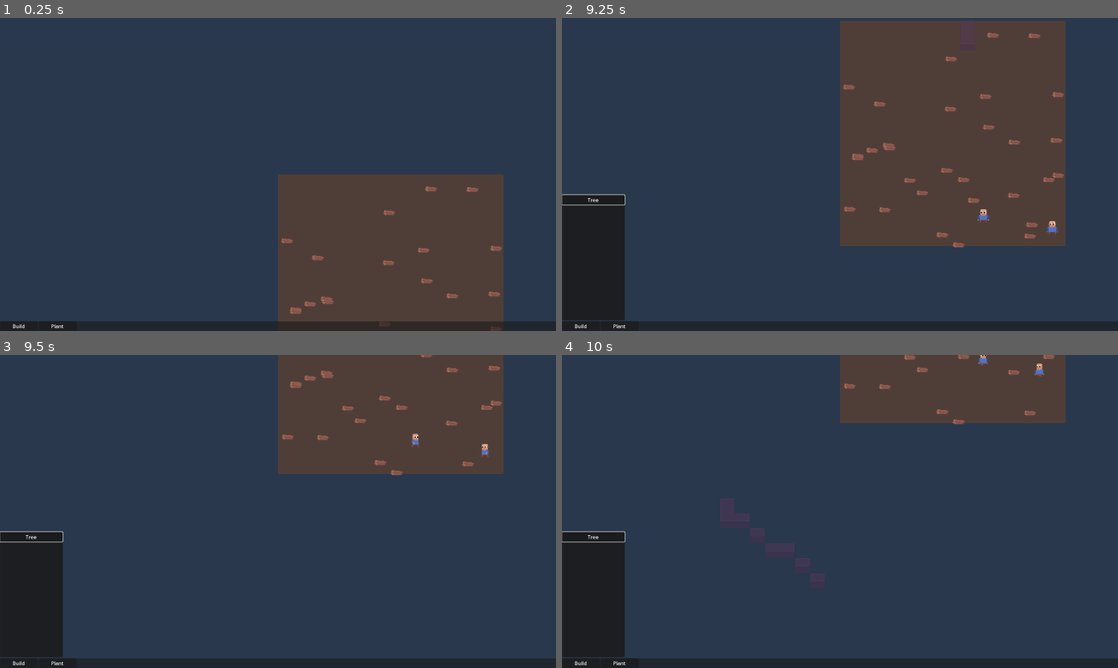
Above: before the commit, frames 1-4 (two rows, left to right).
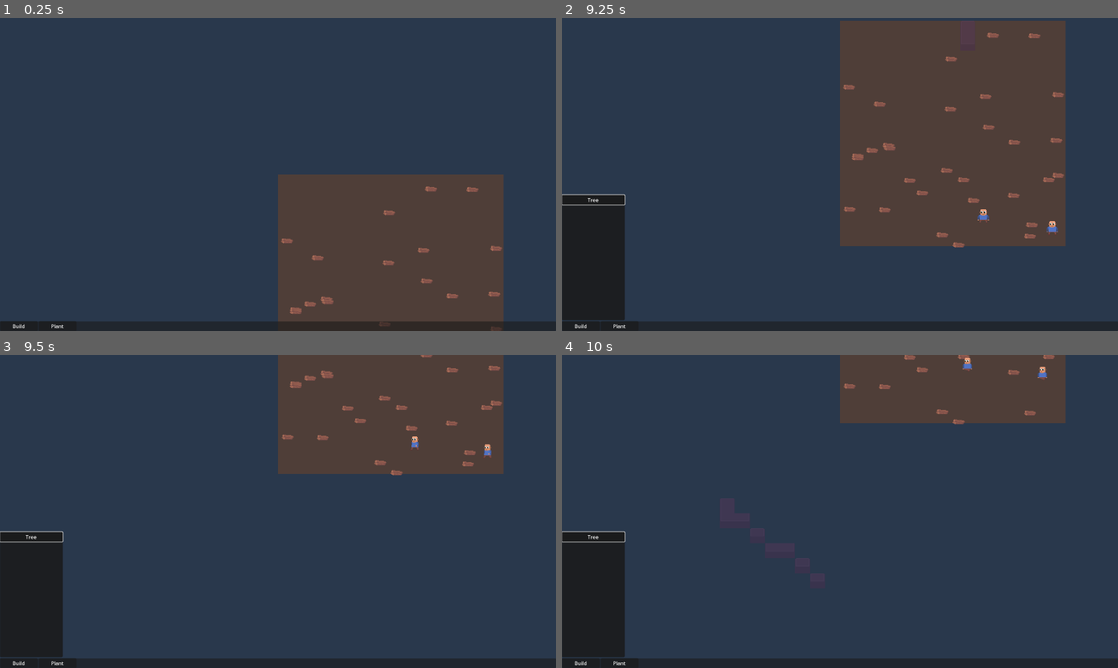
Above: after the commit, the same moments.

Repository: speakk/gnome_village
Game: Godot game, scene res://main.tscn
Two runs of this game, one before a commit and one after it. Both use one fixed random seed, a clock stepped at 60 frames per second and the inputs below.
Inputs (mouse positions are in pixels of both pictures, inside the frame that each line leads up to):
- Up to frame 1 (0.25 s): no input
- Up to frame 2 (9.25 s): click "Build" at 0.5 s; click "Plant" at 1.25 s; click "Tree" at 2 s; click "Build" at 2.75 s; click "Wall" at 3.5 s; click "Plant" at 4.25 s; click "Tree" at 5 s; click "Build" at 5.75 s; click "Wall" at 6.5 s; click "Plant" at 7.25 s; click "Tree" at 8 s; tap Enter at 8.75 s; move the mouse to (962, 158) at 8.77 s; hold S (pan_camera_down) from 8.78 s (still down); click (962, 158) at 8.92 s
- Up to frame 3 (9.5 s): keep holding S (pan_camera_down)
- Up to frame 4 (10 s): release S (pan_camera_down) at 9.5 s; drag from (728, 527) to (812, 574) at 9.52 s

Frames 1-2 are identical in both runs. In frame 3, 0.2% of the frame differs, in the area x 73-89%, y 22-33%; in frame 4, 0.2%, in the area x 72-88%, y 0-8%.

Commit message:
Get just within reach for last bit of path... Kinda lame but will do for now

Diff:
--- a/settler/settler.gd
+++ b/settler/settler.gd
@@ -2,7 +2,8 @@
 
 class_name Settler
 
-const TARGET_DISTANCE_TRESHOLD := MainMap.CELL_SIZE.x * 1.1
+const REACH_DISTANCE := MainMap.CELL_SIZE.x * 1.1
+const AT_DISTANCE := 5.0
 
 var walk_speed := 100.0
 var build_speed := 0.3
@@ -49,7 +50,8 @@
 
 func advance_path_index() -> void:
 	if path:
-		if global_position.distance_to(Globals.get_map().map_to_local(path[current_path_index])) < TARGET_DISTANCE_TRESHOLD / 3:
+		var distance := global_position.distance_to(Globals.get_map().map_to_local(path[current_path_index]))
+		if distance < AT_DISTANCE or (current_path_index == path.size() - 1 and distance < REACH_DISTANCE):
 			current_path_index += 1
 			if current_path_index > path.size() - 1:
 				# TODO: Emit path finished event if needed?
@@ -140,5 +142,8 @@
 func set_build_target(_build_target: Variant) -> void:
 	build_target = _build_target
 
-func is_next_to_target(_target: Vector2) -> bool:
-	return global_position.distance_to(_target) <= TARGET_DISTANCE_TRESHOLD
+func is_at_target(_target: Vector2) -> bool:
+	return global_position.distance_to(_target) <= AT_DISTANCE
+
+func can_reach_target(_target: Vector2) -> bool:
+	return global_position.distance_to(_target) <= REACH_DISTANCE
--- a/tasks/actions/BuildAction.gd
+++ b/tasks/actions/BuildAction.gd
@@ -4,10 +4,12 @@
 
 @warning_ignore("untyped_declaration")
 func tick(actor: Node, blackboard: Blackboard) -> int:
+	if not actor.can_reach_target(target.global_position):
+		return FAILURE
+
 	actor.set_build_target(target)
 
 	if target.is_finished():
-		actor.set_build_target(null)
 		return SUCCESS
 
 	return RUNNING
--- a/tasks/actions/GetItemAmount.gd
+++ b/tasks/actions/GetItemAmount.gd
@@ -11,7 +11,7 @@
 		print("FAILED at GetItemAmount", target_item)
 		return FAILURE
 
-	if not actor.is_next_to_target(target_item.global_position):
+	if not actor.can_reach_target(target_item.global_position):
 		print("Failed at GetItemAmount")
 		return FAILURE
 
--- a/tasks/actions/GoToAction.gd
+++ b/tasks/actions/GoToAction.gd
@@ -7,7 +7,7 @@
 	#print("Setting target", target)
 	actor.set_target(target)
 
-	if actor.is_next_to_target(target):
+	if actor.can_reach_target(target):
 		#actor.set_target(null)
 		return SUCCESS
 
--- a/tasks/actions/PutItemToInventory.gd
+++ b/tasks/actions/PutItemToInventory.gd
@@ -8,7 +8,7 @@
 
 @warning_ignore("untyped_declaration")
 func tick(actor: Node, blackboard: Blackboard) -> int:
-	if not actor.is_next_to_target(target_inventory.get_parent().global_position):
+	if not actor.can_reach_target(target_inventory.get_parent().global_position):
 		return FAILURE
 
 	actor.get_node("Inventory").remove_item_amount(item_id, amount)
